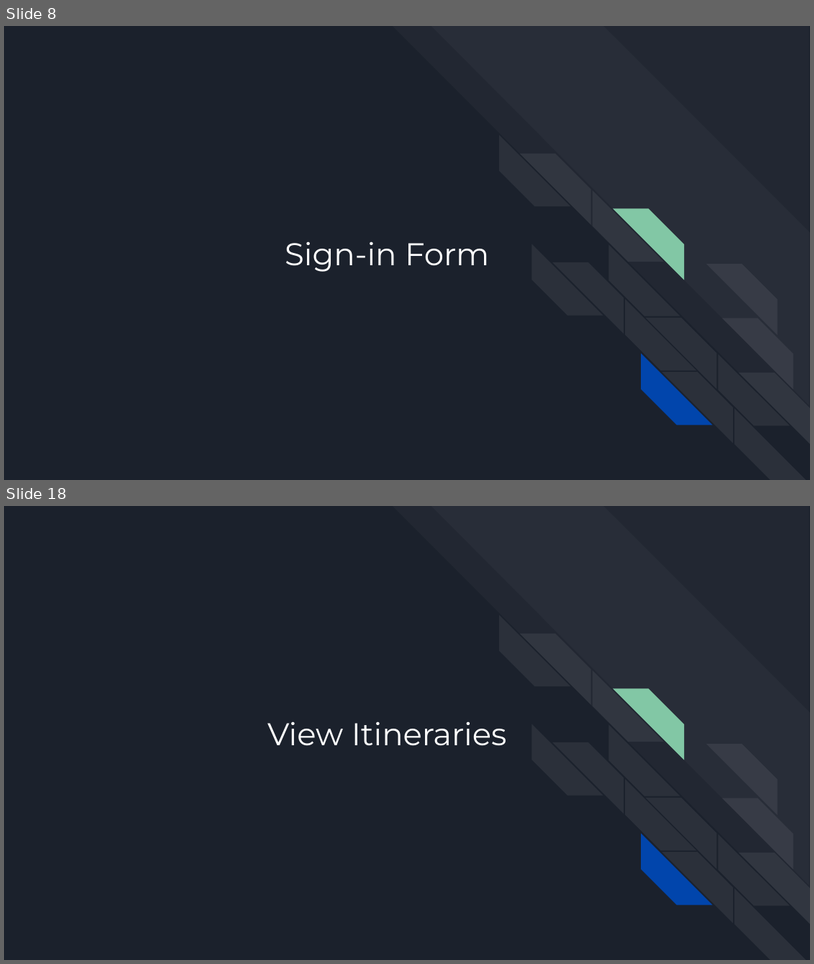
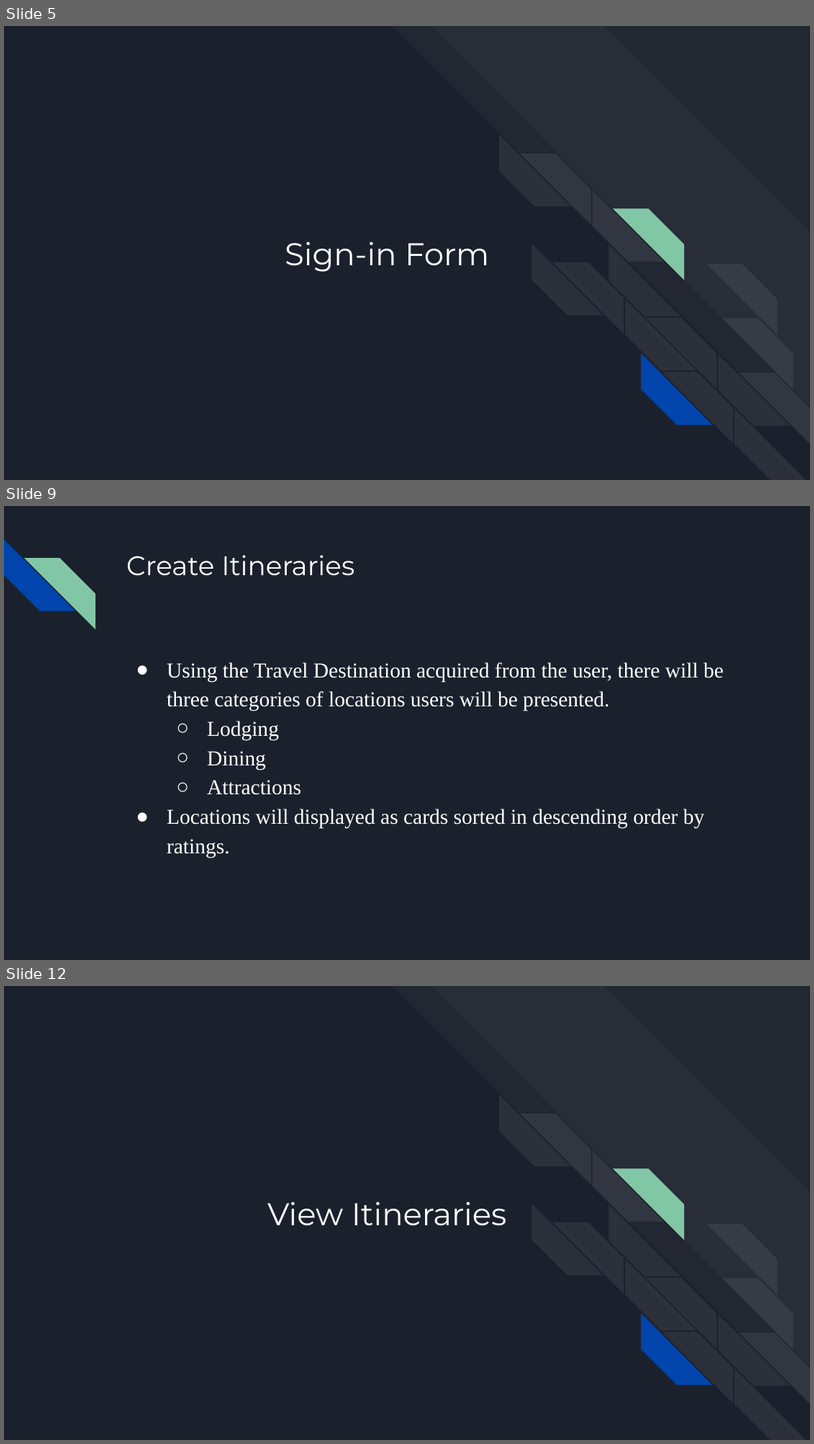
Before and after one commit to DustinWZook/Atlas-Itinerary, a slide deck: Documents/CSCI 4805 Project Requirements.pptx. Shown one above the other, each under a label of ours: slides 8 and 18 before the commit, slides 5, 9 and 12 after it; the slides between them are not shown. The pictures are 814x964 and 814x1444 pixels, drawn with LibreOffice and Linux fonts; fonts in the diff are those of the drawing. Boxes give left, top, right and bottom in pixels: in the first picture for what was removed or moved away, otherwise in the second. Text is boxed around its words. In the diff, an @@ line names an element or a change of style, - is before the commit and + after.

```diff
--- a/Documents/CSCI 4805 Project Requirements.pptx
+++ b/Documents/CSCI 4805 Project Requirements.pptx
@@ slide 9 added at [4,506,810,960], background #1B212C @@
@@ diag stripe added at [4,540,75,611], fill #0145AC @@
@@ diag stripe added at [24,558,95,628], fill #82C7A5 @@
@@ title added at [126,555,355,576], 24 pt, text #FFFFFF @@
+Create Itineraries
@@ text added at [167,662,724,857], 19 pt, text #FFFFFF @@
+● Using the Travel Destination acquired from the user, there will be three categories of locations users will be presented.
+  ○ Lodging
+  ○ Dining
+  ○ Attractions
+● Locations will displayed as cards sorted in descending order by ratings.
@@ what was slide 8 is now slide 5 @@
@@ what was slide 18 is now slide 12 @@
```
Also in this commit, not shown: 2 slides changed, 7 other slides added, 18 slides removed.
